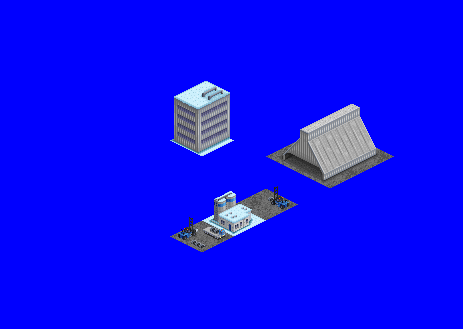
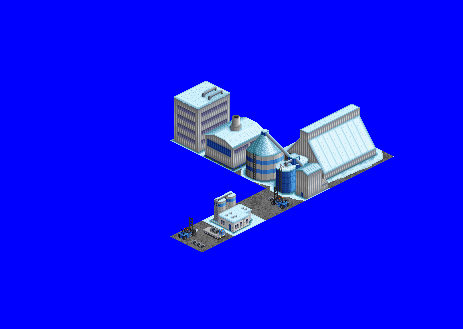
Revision of a layered w=463, h=329 image; what changed, layer by layer:
showed group "bauxite facility" (7 layers) over [234, 129, 330, 204]
painted on "snow" (2nd of 5, in "bauxite facility") over [234, 129, 322, 204]
showed "snow" (3rd of 5, in "Stockpile building"), painted on it over [266, 104, 394, 188]
showed group "mill building MASTER" (3 layers) over [202, 115, 266, 172]
painted on "snow" (4th of 5, in "mill building MASTER") over [205, 117, 263, 146]
